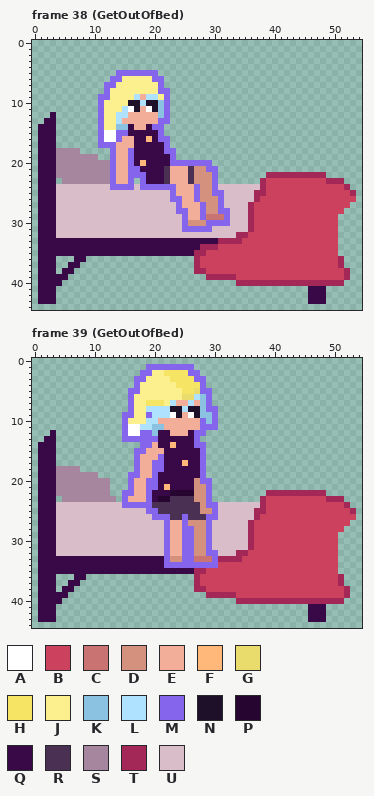
Pixel-art file: Assets/Sprites/Characters/DreamerBed.ase. Above, as it was before the edit.
55x45 pixels, 40 frames. Shown: frame 38 (GetOutOfBed), frame 39 (GetOutOfBed). The commit also changed other frames, which this record leaves out.
Palette (. is transparent): A #ffffff  B #cc425e  C #c97373  D #d4927e  E #f2ae99  F #ffb879  G #e9db6c  H #f6e564  J #fcef8d  K #8cc2e1  L #aee2ff  M #8465ec  N #1f102a  P #260630  Q #390947  R #4a3052  S #a6859f  T #a32858  U #d9bdc8
Now the later version:
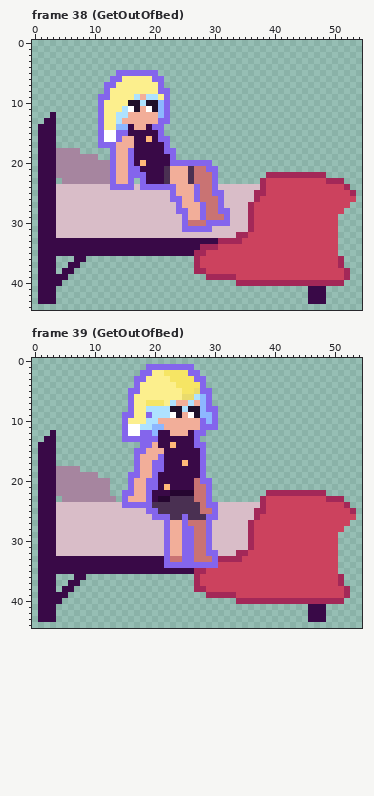
Changes in this commit:
colour K: #8cc2e1 -> #8db7ff
Changed rows in their new state; - is a pixel that keeps its letter.
Frame 38 (GetOutOfBed), layer "Layer 1":
first column x 26:
21 -CC--
22 -CCC-
23 -CCC-
24 --CC-
25 --CC-
26 --CCC
27 ---CC
28 ---CC
30 CCC--
Frame 39 (GetOutOfBed), layer "Layer 1":
first column x 23:
20 ----C--
21 ----CC-
22 ----CC-
23 ----CC-
24 -----C-
25 -----CC
27 ---CCC-
28 ----CC-
29 ----CC-
30 ----CC-
31 ----CC-
32 ----CC-
33 CC-----
Changed places in both pictures, as pixel boxes (x1, y1, x2, y2):
changed: (158, 100, 164, 118)
changed: (116, 124, 128, 130)
changed: (188, 166, 218, 226)
changed: (200, 394, 212, 424)
changed: (152, 424, 164, 436)
changed: (170, 478, 212, 562)
